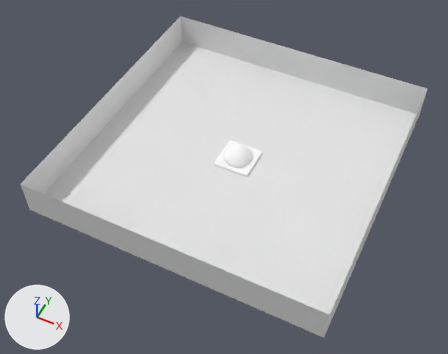
The Blender file res/scene/sceneBox.blend: old version first, new version second.
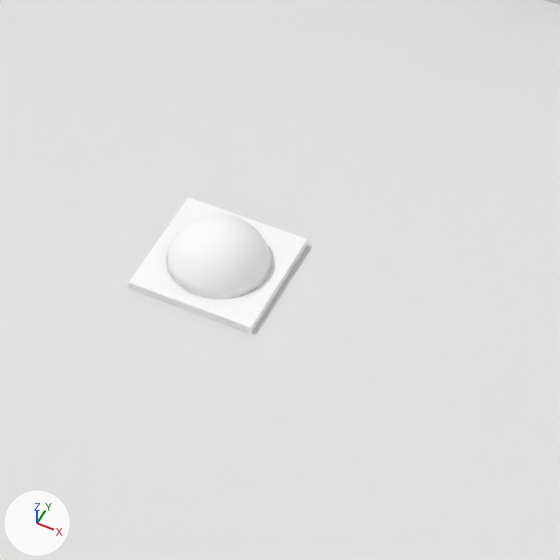
Each version is shown whole from a 50 mm camera at (9.85, -21.45, 24.88) aimed at (-0.15, -1.45, -0.1), then close up on the part from 40% to 74% of the width and 24% to 67% of the height. Lighting does not change. The marker at lower left points along +X, +Y and +Z.

In view in the first close-up: 'jumpBox', 'sceneBox'.
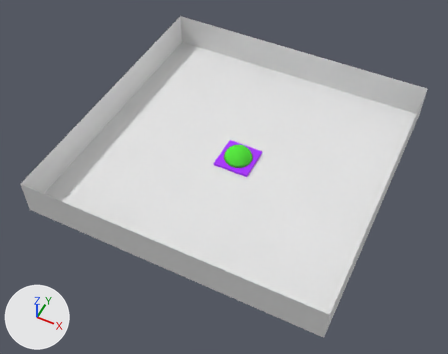
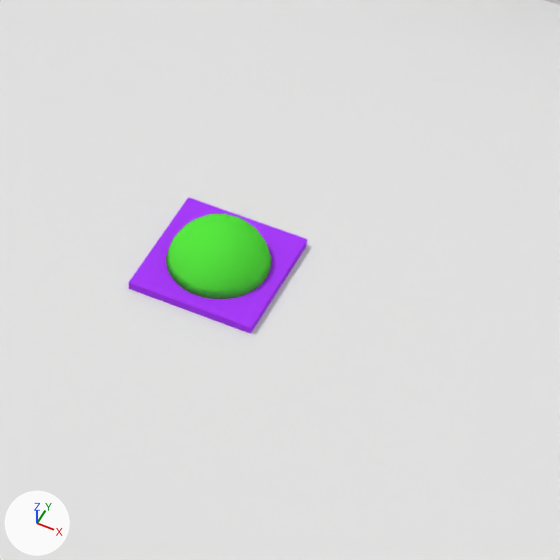
Location of each change, (x1, y1, x2, y2) in pixels of the close-ups (560 x 560 px):
'jumpBox', recoloured: (129, 197, 307, 334) in both
part 1 of me_平面, recoloured (white to green): (166, 214, 271, 299) in both

Edits to the bpy script that builds the scene:
```text
Change mat_mjumpbox:
    mat_mjumpbox.base_color: (1.0, 1.0, 1.0) -> (0.406, 0.0463, 1.0)  # white #ffffff -> purple #ab3dff
Add mat_mjumpboxcore:
    mat_mjumpboxcore = diffuse_material('MjumpBoxCore')
    mat_mjumpboxcore.base_color = (0.0972, 0.8, 0.0531)  # green #58e741
Change me_平面:
    where me_平面.from_pydata(...)  # 137 vertices, 164 faces; spans x -1.0..1.0, y -1.0..1.0, z 0.0..0.8
    used by ob_jumpbox; location = (0.0, 0.0, 0.0)
    me_平面 part 1: 158 of the faces centred in x -0.76..0.76, y -0.76..0.76, z 0.14..0.79 switch from mat_mjumpbox (its picture is missing) to mat_mjumpboxcore (green #58e741)
```
